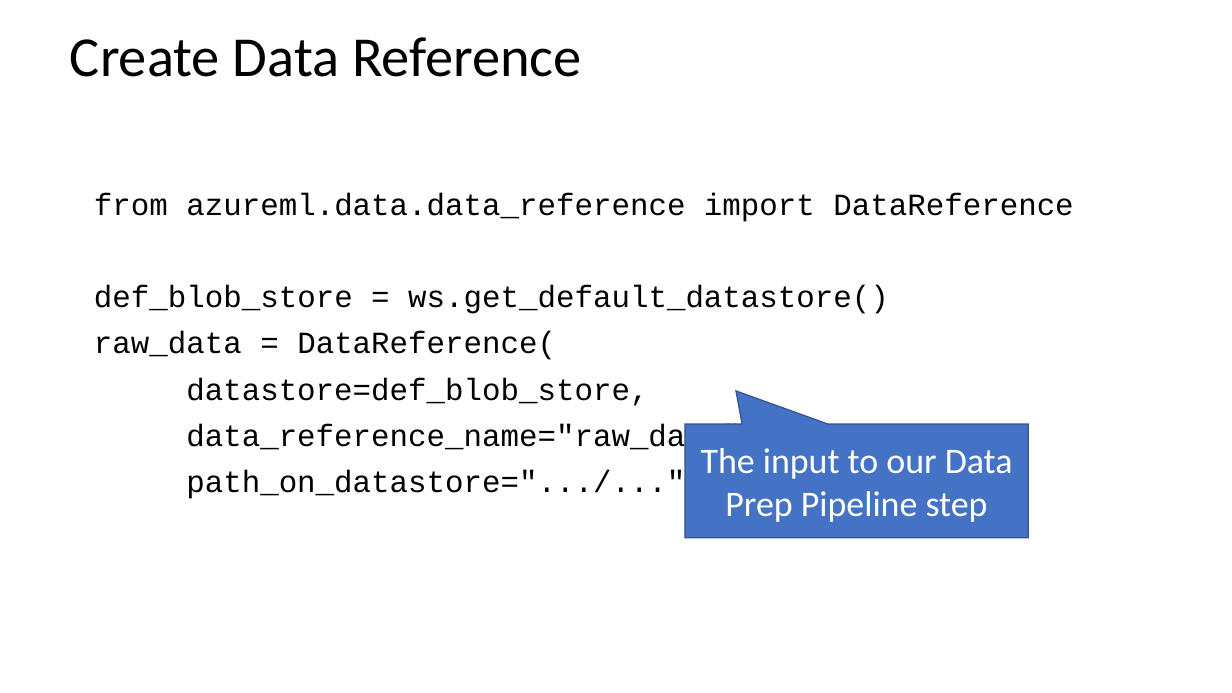
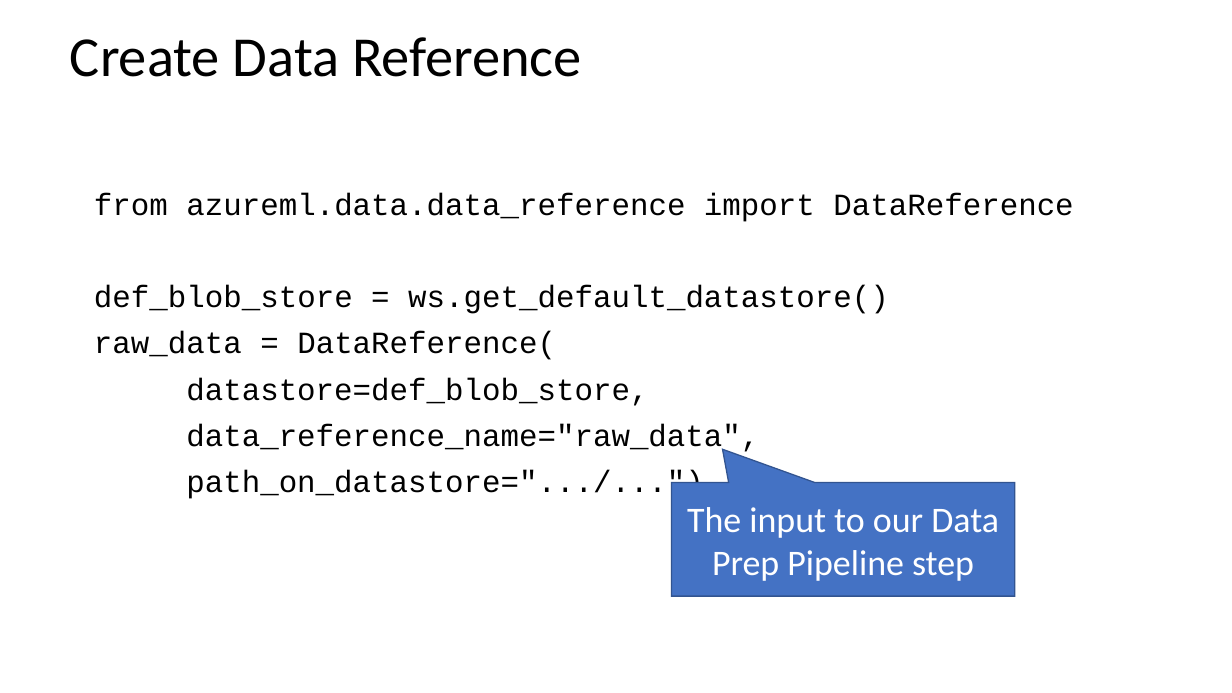
Before and after one commit to pietheinstrengholt/azure-ml-data-science-400, a slide deck: slide 28 of day-02/Day 2 - AML Bootcamp.pptx. Drawn at 1232x693 pixels with LibreOffice and Linux fonts; fonts in the diff are those of the drawing. Boxes give left, top, right and bottom in pixels: in the first picture for what was removed or moved away, otherwise in the second. Text is boxed around its words. In the diff, an @@ line names an element or a change of style, - is before the commit and + after.

```diff
--- a/day-02/Day 2 - AML Bootcamp.pptx
+++ b/day-02/Day 2 - AML Bootcamp.pptx
@@ speech box "The input to our Data ...": place and size @@
-speech box "The input to our Data ..." at bbox=[685, 424, 1029, 538]
+speech box "The input to our Data ..." at bbox=[672, 482, 1016, 596]
```
Also in this commit, not shown: 10 other slides changed.
